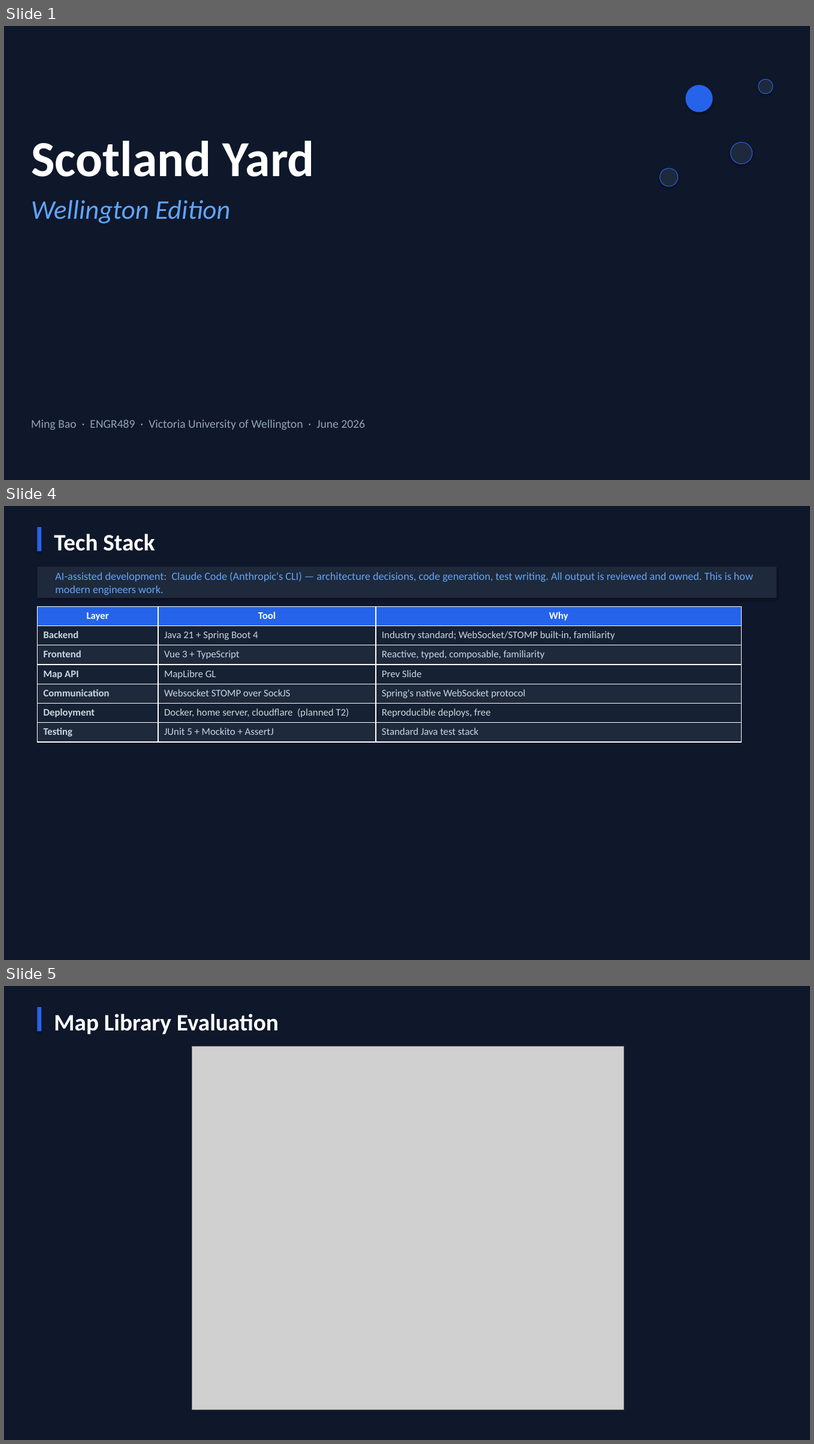
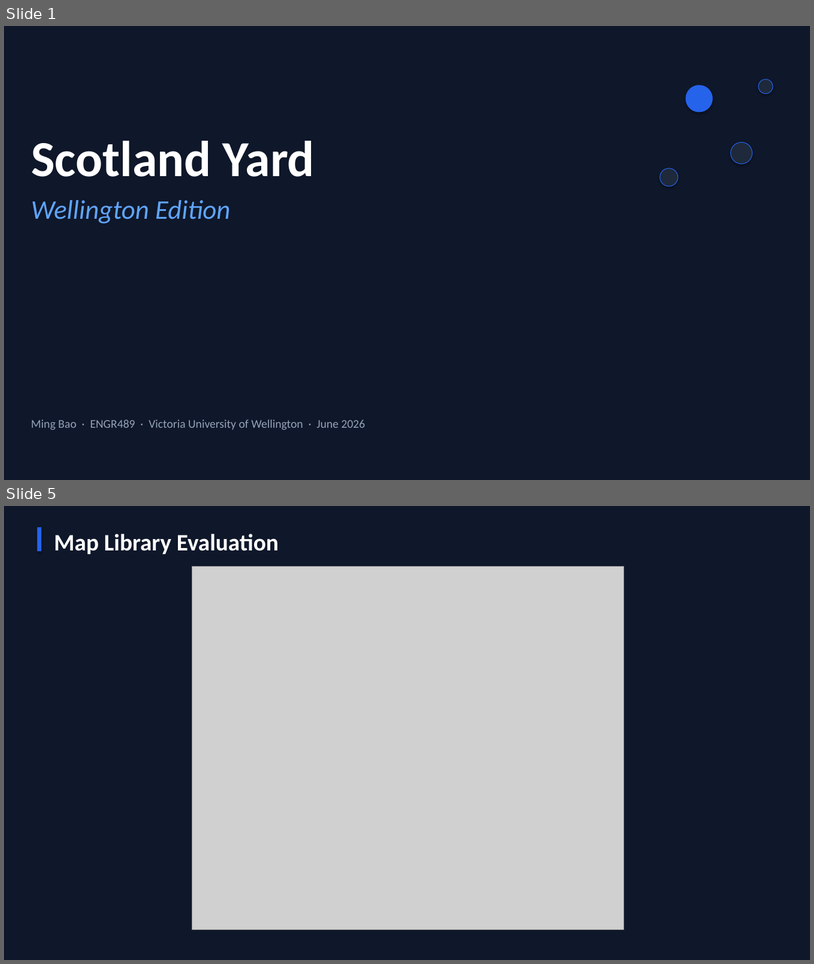
Before and after one commit to Ming-Bao/Scotland-Yard, a slide deck: documentation/presentation/presentation.pptx. Shown one above the other, each under a label of ours: slides 1, 4 and 5 before the commit, slides 1 and 5 after it; the slides between them are not shown. The pictures are 814x1444 and 814x964 pixels, drawn with LibreOffice and Linux fonts; fonts in the diff are those of the drawing; grey boxes stand for pictures. Boxes give left, top, right and bottom in pixels: in the first picture for what was removed or moved away, otherwise in the second. Text is boxed around its words. In the diff, an @@ line names an element or a change of style, - is before the commit and + after.

Commit message:
added the actual map with maplibre to the frontend

```diff
--- a/documentation/presentation/presentation.pptx
+++ b/documentation/presentation/presentation.pptx
@@ slide 4 removed at (4,506,810,960), background #0F172A @@
@@ rectangle removed at (37,527,42,552) @@
@@ text removed at (54,534,155,551) @@
-Tech Stack
@@ rectangle removed at (37,567,777,598) @@
@@ text removed at (55,572,753,595) @@
-AI-assisted development: Claude Code (Anthropic's CLI) — architecture decisions, code generation, test writing. All output is reviewed and owned. This is how modern engineers work.
@@ table removed at (37,606,742,742), 7 rows, 3 columns @@
-Layer | Tool | Why
-Backend | Java 21 + Spring Boot 4 | Industry standard; WebSocket/STOMP built-in, familiarity
-Frontend | Vue 3 + TypeScript | Reactive, typed, composable, familiarity
-Map API | MapLibre GL | Prev Slide
-Communication | Websocket STOMP over SockJS | Spring's native WebSocket protocol
-Deployment | Docker, home server, cloudflare (planned T2) | Reproducible deploys, free
-Testing | JUnit 5 + Mockito + AssertJ | Standard Java test stack
```
Also in this commit, not shown: 4 slides changed, 1 slide added, 1 other slide removed, 6 other files.
